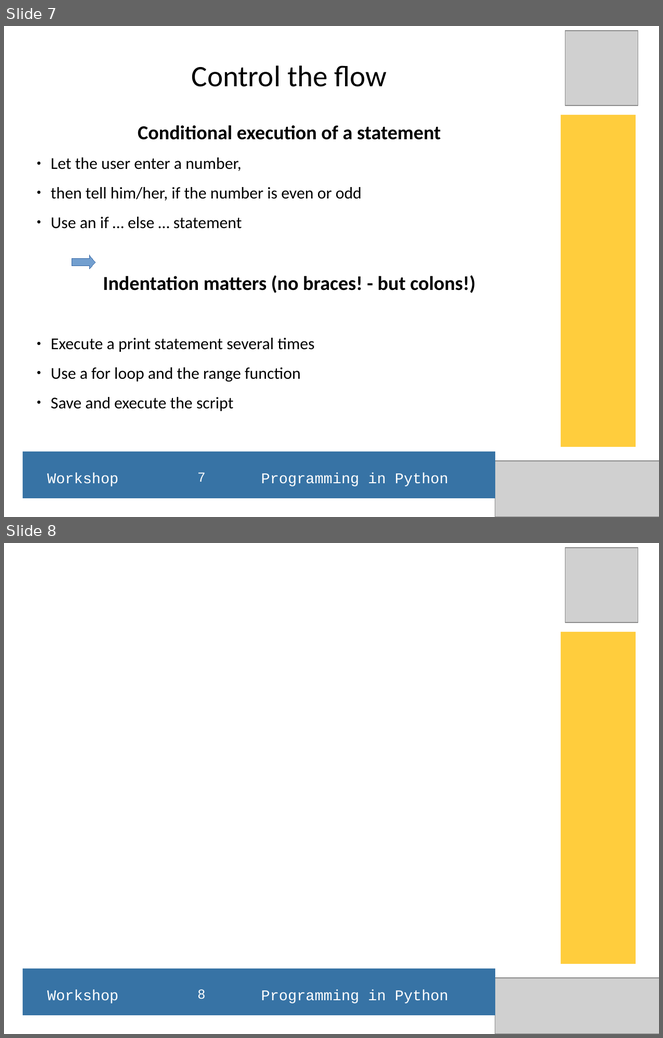
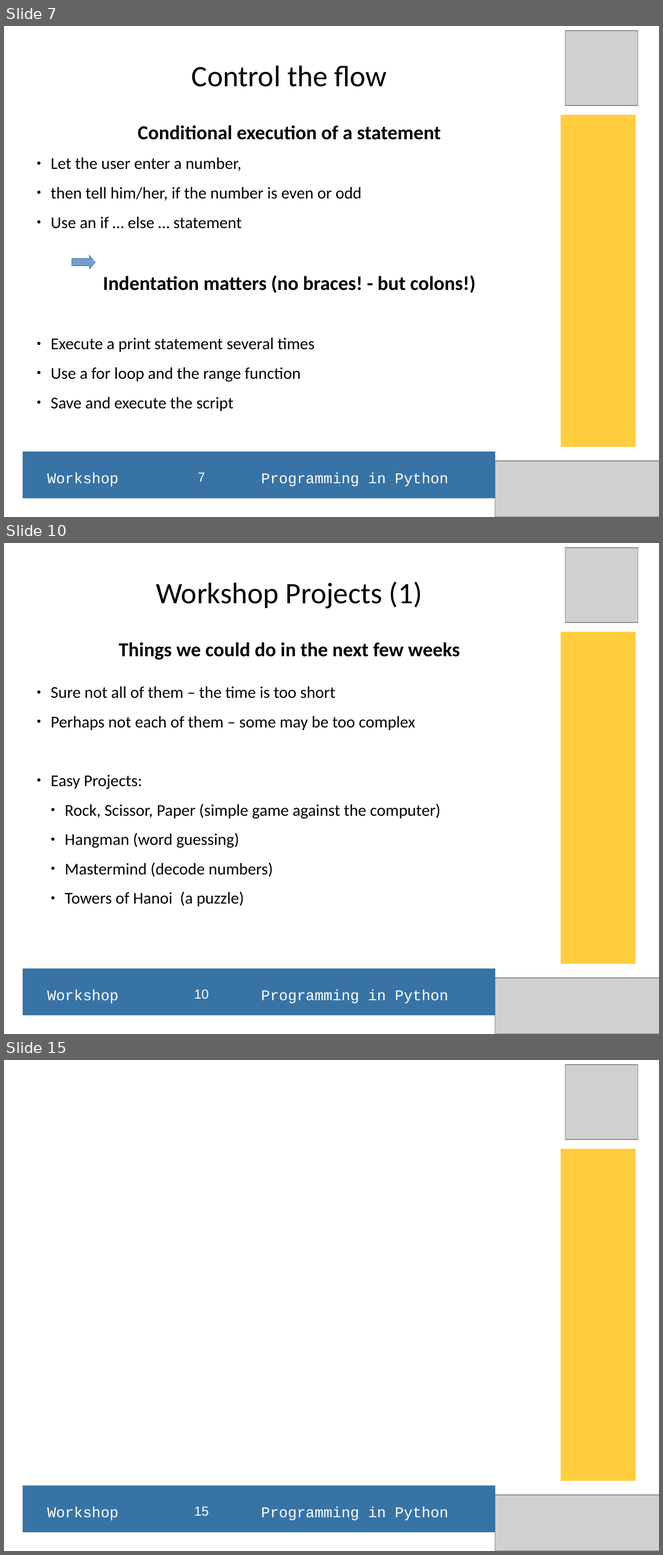
Before and after one commit to hans-boden/pyws-fablab-lisbon, a slide deck: resources/python_ws_2016Q1.odp. Shown one above the other, each under a label of ours: slides 7 and 8 before the commit, slides 7, 10 and 15 after it; the slides between them are not shown. The pictures are 663x1038 and 663x1555 pixels, drawn with LibreOffice and Linux fonts; fonts in the diff are those of the drawing; grey boxes stand for pictures. Boxes give left, top, right and bottom in pixels: in the first picture for what was removed or moved away, otherwise in the second. Text is boxed around its words. In the diff, an @@ line names an element or a change of style, - is before the commit and + after.

Commit message:
Added resources and scrips, updated the presentation file(.odp)
New ressources: Shell Command file 01 and the shell output 01 for the basic python commands
New Script: eval_loop.py  - read and interpret a shell command file and write the results to stdout

```diff
--- a/resources/python_ws_2016Q1.odp
+++ b/resources/python_ws_2016Q1.odp
@@ slide 10 added at [4, 543, 659, 1034], background #FFFFFF @@
@@ picture added at [566, 548, 638, 623] @@
@@ title added at [156, 581, 423, 609], 36 pt, text #000000 @@
+Workshop Projects (1)
@@ rectangle added at [561, 632, 636, 965], fill #FFCD3D @@
@@ subtitle added at [51, 642, 460, 906], 20 pt, text #000000 @@
+Things we could do in the next few weeks
+● Sure not all of them – the time is too short
+● Perhaps not each of them – some may be too complex
+● Easy Projects:
+  ● Rock, Scissor, Paper (simple game against the computer)
+  ● Hangman (word guessing)
+  ● Mastermind (decode numbers)
+  ● Towers of Hanoi (a puzzle)
@@ rectangle added at [22, 969, 495, 1016], fill #3773A5 @@
@@ picture added at [496, 978, 659, 1034] @@
@@ text added at [47, 990, 449, 1004], 18 pt, text #FFFFFF @@
+Workshop Programming in Python
@@ page number added at [194, 990, 209, 1000], 16 pt, text #FFFFFF @@
+10
@@ what was slide 8 is now slide 15 @@
@@ page number at [194, 1507, 209, 1517]: text changed @@
-8
+15
```
Also in this commit, not shown: 1 slide changed, 6 other slides added, 3 other files.
